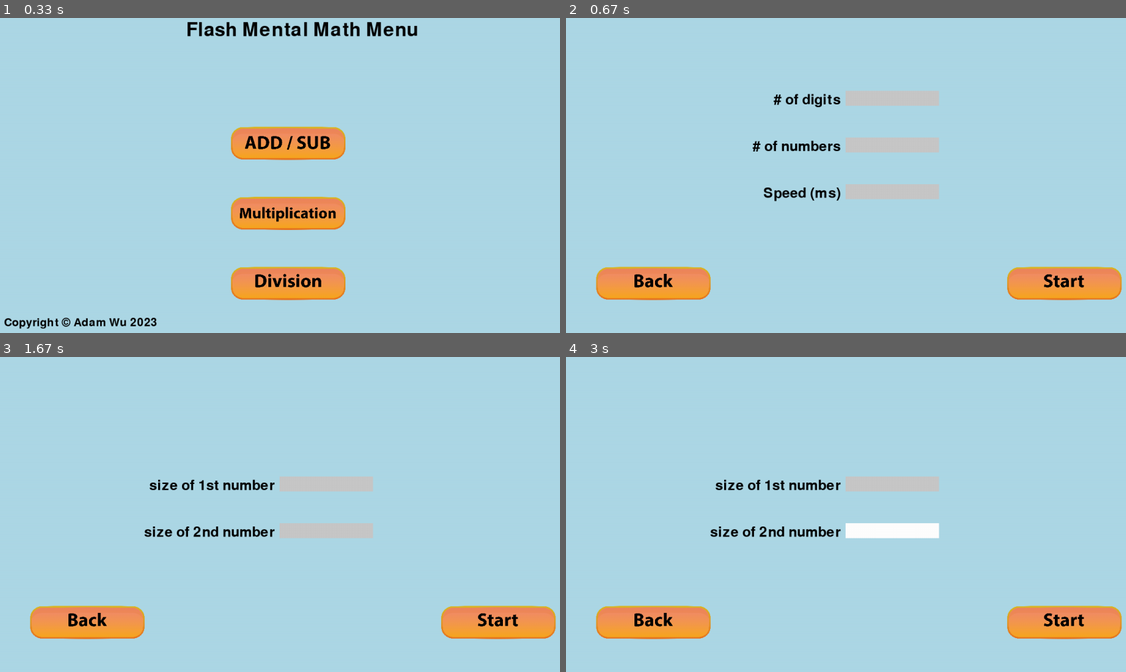
Above: before the commit, frames 1-4 (two rows, left to right).
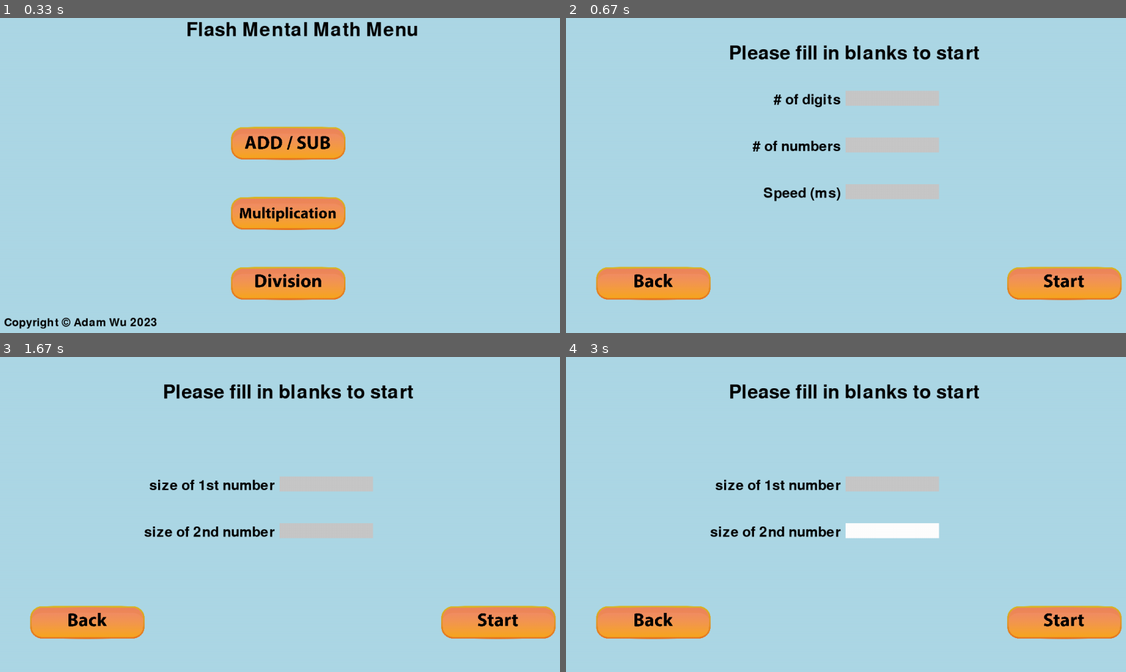
Above: after the commit, the same moments.

Repository: ATOMiNATiON/flashMental
Game: pygame game, started from src/main.py
Same seed, same stepped clock (60 frames per second), same inputs: the game is played once before the commit and once after it.
Inputs (mouse positions are in pixels of both pictures, inside the frame that each line leads up to):
- Up to frame 1 (0.33 s): no input
- Up to frame 2 (0.67 s): click (862, 166) at 0.38 s
- Up to frame 3 (1.67 s): click (302, 527) at 0.72 s; click (112, 583) at 1.05 s; click (285, 555) at 1.38 s
- Up to frame 4 (3 s): click (890, 483) at 1.72 s; click (834, 590) at 2.05 s; click (890, 530) at 2.88 s

Frame 1 is identical in both runs. In frame 2, 1.0% of the frame differs, in the area x 29-74%, y 8-14%; in frame 3, 1.0%; in frame 4, 1.0%.

Commit message:
updated that user must fill in blanks to continue

Diff:
--- a/src/main.py
+++ b/src/main.py
@@ -1,7 +1,5 @@
 import pygame
 import button
-import os
-import sys
 import time
 from generate import Problem
 from input_box import InputBox
@@ -122,8 +120,8 @@
                 input_box.update()
                 input_box.draw(screen)
                 user_ans = input_box.get_text()
-
-                if submit_button.draw(screen):
+                filled = user_ans != ""
+                if submit_button.draw(screen) and filled:
                     if user_ans == f"{sum(question):,}":
                         correct(sum(question))
                         return
@@ -165,6 +163,11 @@
         InputBox(600, 400, 140, 32, left_text="Speed (ms)"),
     ]
 
+    # font for displaying instructions
+    font = pygame.font.Font(None, 60)
+    correct_text = f"Please fill in blanks to start"
+    text_surface = font.render(correct_text, True, BLACK)
+
     # Creates a setup page for the game inputs
     while running:
         screen.fill("lightblue")
@@ -180,15 +183,22 @@
 
         for box in input_boxes:
             box.draw(screen)
+
+        # draw instruction
+        screen.blit(text_surface, (350, 100))
 
         # Getting inputs
         digits = input_boxes[0].get_text()
         numbers = input_boxes[1].get_text()
         speed = input_boxes[2].get_text()
 
+        # check if they are valid inputs
+        empty = ""
+        filled = (digits != empty) and (numbers != empty) and (speed != empty)
+
         if back_button.draw(screen):
             return
-        if start_button.draw(screen):
+        if start_button.draw(screen) and filled:
             play_add_sub(numbers, digits, speed)
 
         pygame.display.update()
@@ -232,8 +242,9 @@
         input_box.update()
         input_box.draw(screen)
         user_ans = input_box.get_text()
-
-        if submit_button.draw(screen):
+        filled = user_ans != ""
+
+        if submit_button.draw(screen) and filled:
             answer = int(question[0]) * int(question[1])
             if user_ans == f"{answer:,}":
                 correct(answer)
@@ -252,6 +263,11 @@
     pygame.display.set_caption("Multiplication")
     running = True
 
+    # font for displaying instructions
+    font = pygame.font.Font(None, 60)
+    correct_text = f"Please fill in blanks to start"
+    text_surface = font.render(correct_text, True, BLACK)
+
     # create a "back button" & "start button" instance
     back_button_img = pygame.image.load("../img/back.png").convert_alpha()
     start_button_img = pygame.image.load("../img/start.png").convert_alpha()
@@ -280,13 +296,20 @@
         for box in input_boxes:
             box.draw(screen)
 
+        # Give out instructions
+        screen.blit(text_surface, (350, 100))
+
         # Getting inputs
         num1 = input_boxes[0].get_text()
         num2 = input_boxes[1].get_text()
 
+        # check if they are valid inputs
+        empty = ""
+        filled = (num1 != empty) and (num2 != empty)
+
         if back_button.draw(screen):
             return
-        if start_button.draw(screen):
+        if start_button.draw(screen) and filled:
             play_mult(num1, num2)
 
         pygame.display.update()
@@ -330,8 +353,9 @@
         input_box.update()
         input_box.draw(screen)
         user_ans = input_box.get_text()
-
-        if submit_button.draw(screen):
+        filled = user_ans != ""
+
+        if submit_button.draw(screen) and filled:
             answer = int(int(question[0]) / int(question[1]))
             if user_ans == f"{answer:,}":
                 correct(answer)
@@ -355,6 +379,11 @@
     back_button = button.Button(20, 500, back_button_img, 0.16)
     start_button = button.Button(900, 500, start_button_img, 0.16)
 
+    # font for displaying instructions
+    font = pygame.font.Font(None, 60)
+    correct_text = f"Please fill in blanks to start"
+    text_surface = font.render(correct_text, True, BLACK)
+
     # create input boxes
     input_boxes = [
         InputBox(600, 300, 140, 32, left_text="size of 1st number"),
@@ -377,13 +406,20 @@
         for box in input_boxes:
             box.draw(screen)
 
+        # Give out instructions
+        screen.blit(text_surface, (350, 100))
+
         # Getting inputs
         num1 = input_boxes[0].get_text()
         num2 = input_boxes[1].get_text()
 
+        # check if they are valid inputs
+        empty = ""
+        filled = (num1 != empty) and (num2 != empty)
+
         if back_button.draw(screen):
             return
-        if start_button.draw(screen):
+        if start_button.draw(screen) and filled:
             play_div(num1, num2)
 
         pygame.display.update()
